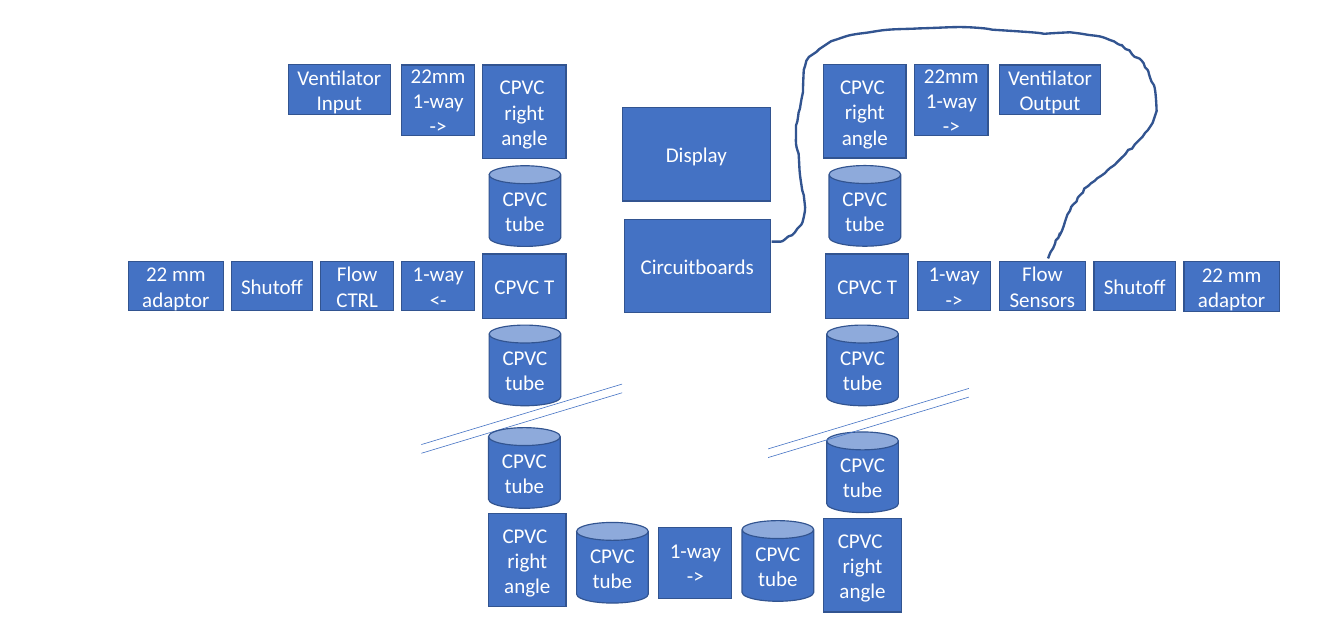
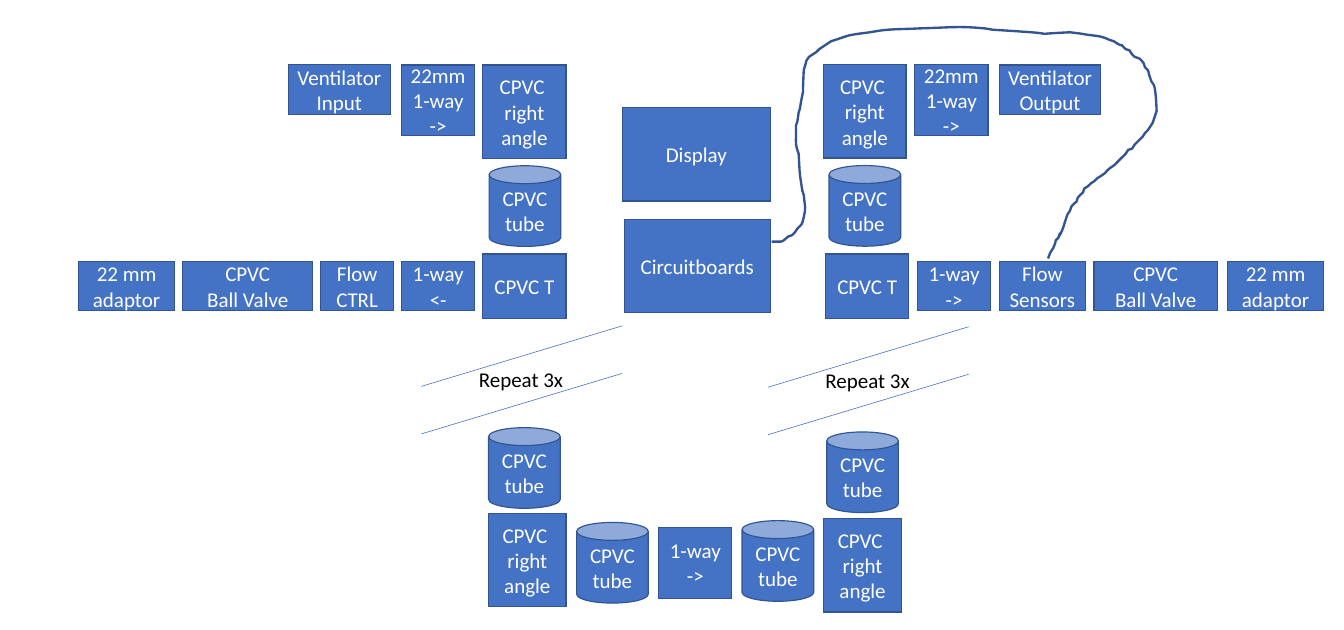
Before and after one commit to tetrabiodistributed/project-tetra, a slide deck: slide 4 of 05_Visulisation_and_Handbooks/Vent Splitter Schematics v12.pptx. Drawn at 1344x630 pixels with LibreOffice and Linux fonts; fonts in the diff are those of the drawing. Boxes give left, top, right and bottom in pixels: in the first picture for what was removed or moved away, otherwise in the second. Text is boxed around its words. In the diff, an @@ line names an element or a change of style, - is before the commit and + after.

Commit message:
saving current version

```diff
--- a/05_Visulisation_and_Handbooks/Vent Splitter Schematics v12.pptx
+++ b/05_Visulisation_and_Handbooks/Vent Splitter Schematics v12.pptx
@@ rectangle "22 mm adaptor": place and size @@
-rectangle "22 mm adaptor" at (129,261,224,311)
+rectangle "22 mm adaptor" at (79,261,175,311)
@@ rectangle "CPVC": place and size @@
-rectangle "CPVC" at (231,261,312,311)
+rectangle "CPVC" at (183,261,313,311)
@@ text in rectangle at (207,267,288,313): text changed @@
-Shutoff
+CPVC
+Ball Valve
@@ rectangle "CPVC": place and size @@
-rectangle "CPVC" at (1094,261,1175,311)
+rectangle "CPVC" at (1094,261,1217,311)
@@ text in rectangle at (1115,267,1196,313): text changed @@
-Shutoff
+CPVC
+Ball Valve
@@ rectangle "22 mm adaptor": place and size @@
-rectangle "22 mm adaptor" at (1184,262,1279,312)
+rectangle "22 mm adaptor" at (1228,261,1324,311)
@@ line moved from (422, 444) - (622, 384) to (422, 386) - (622, 326) @@
@@ cylinder removed at (489,325,560,406) @@
-CPVC tube
@@ line moved from (768, 458) - (969, 397) to (768, 387) - (969, 327) @@
@@ cylinder removed at (827,325,898,406) @@
-CPVC tube
@@ line moved from (422, 454) - (622, 393) to (422, 434) - (622, 374) @@
@@ text added at (479,373,563,393), 18 pt, text #000000 @@
+Repeat 3x
@@ line moved from (768, 449) - (969, 388) to (768, 435) - (969, 375) @@
@@ text added at (825,370,910,394), 18 pt, text #000000 @@
+Repeat 3x
```
